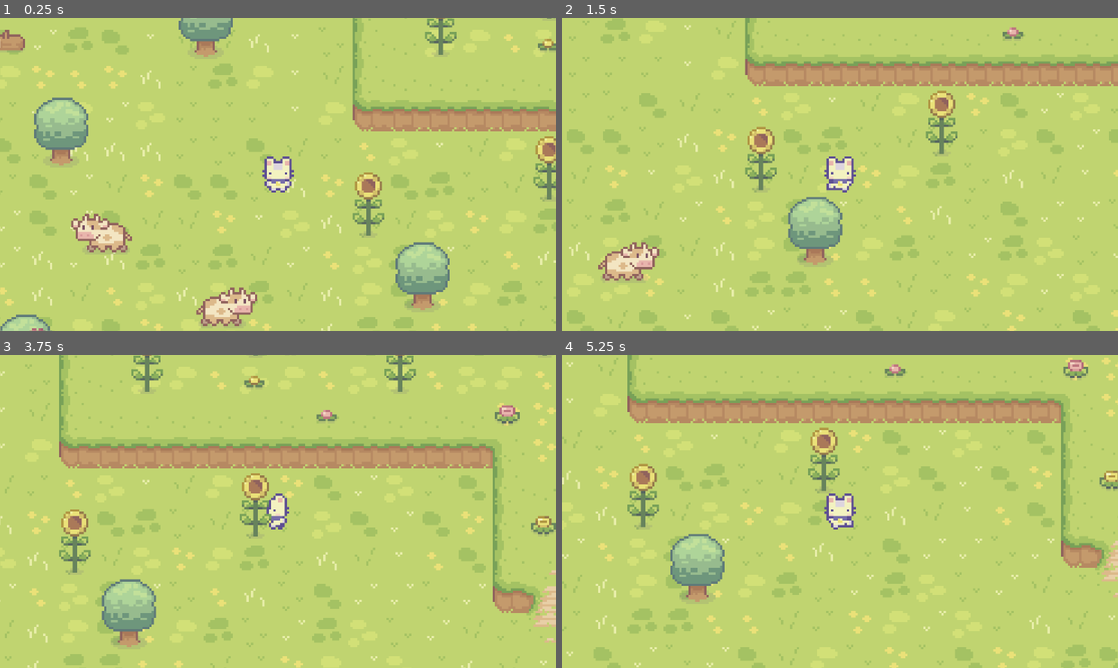
Above: before the commit, frames 1-4 (two rows, left to right).
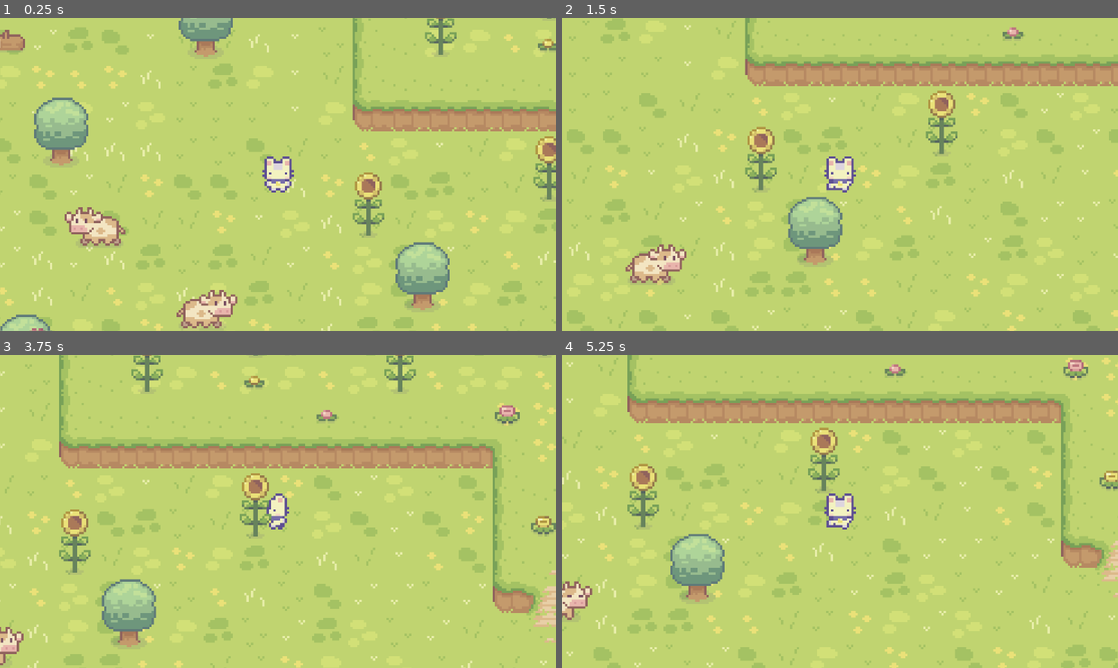
Above: after the commit, the same moments.

Repository: Rildian/godot-projects
Game: Godot game, scene res://scenes/main.tscn
The game is run twice, just before and just after one commit, with the same random seed, the same clock (stepped at 60 frames per second) and the same inputs.
Inputs:
- Up to frame 1 (0.25 s): no input
- Up to frame 2 (1.5 s): hold D (mov_right) 0.53-1.28 s; tap Shift (sprint) at 0.6, 1.35 s; hold S (mov_down) from 1.28 s (still down)
- Up to frame 3 (3.75 s): release S (mov_down) at 2.03 s; hold D (mov_right) 2.03-2.78 s; tap Shift (sprint) at 2.1, 2.85, 3.6 s; hold W (mov_up) 2.78-3.53 s; hold A (mov_left) from 3.53 s (still down)
- Up to frame 4 (5.25 s): tap Shift (sprint) at 4.35, 5.1 s; release A (mov_left) at 5.03 s; hold S (mov_down) from 5.03 s (still down)

The runs differ from the first frame. In frame 1, 2.1% of the frame differs, in the area x 11-100%, y 1-100%; in frame 2, 1.4%; in frame 3, 0.3%; in frame 4, 0.6%.

Commit message:
fucking move_and_slide() HAHAHAH

Diff:
--- a/top-down/scenes/cow.tscn
+++ b/top-down/scenes/cow.tscn
@@ -97,6 +97,7 @@
 size = Vector2(15, 5)
 
 [node name="Cow" type="CharacterBody2D"]
+collision_layer = 2
 script = ExtResource("1_cairq")
 
 [node name="Sprite2D" type="Sprite2D" parent="."]
--- a/top-down/scenes/main.tscn
+++ b/top-down/scenes/main.tscn
@@ -2573,7 +2573,8 @@
 tile_set = SubResource("TileSet_qkpxi")
 
 [node name="Trees" type="TileMapLayer" parent="."]
-z_index = 6
+z_index = 8
+y_sort_enabled = true
 texture_filter = 1
 texture_repeat = 1
 tile_map_data = PackedByteArray("AAATAAgAAQABAAAAAAATAAkAAQABAAEAAAAUAAgAAQACAAAAAAAUAAkAAQACAAEAAAAXAAUAAQABAAAAAAAXAA …(464 unchanged characters)…
@@ -2587,8 +2588,11 @@
 tile_set = SubResource("TileSet_fuf3a")
 
 [node name="Cow" parent="." instance=ExtResource("17_muem4")]
+light_mask = 2
 z_index = 5
 position = Vector2(338, 190)
 
 [node name="Cow2" parent="." instance=ExtResource("17_muem4")]
-position = Vector2(391, 222)
+light_mask = 2
+z_index = 5
+position = Vector2(378, 223)
--- a/top-down/scenes/player_cat.tscn
+++ b/top-down/scenes/player_cat.tscn
@@ -235,6 +235,7 @@
 transitions = ["Start", "idle", SubResource("AnimationNodeStateMachineTransition_lkbdd"), "idle", "walk", SubResource("AnimationNodeStateMachineTransition_sp8cn"), "walk", "idle", SubResource("AnimationNodeStateMachineTransition_gqv7b")]
 
 [node name="PlayerCat" type="CharacterBody2D"]
+collision_mask = 3
 script = ExtResource("1_vkel5")
 
 [node name="Colision" type="CollisionShape2D" parent="."]
--- a/top-down/scripts/cow.gd
+++ b/top-down/scripts/cow.gd
@@ -2,7 +2,7 @@
 
 enum COW_STATE { IDLE, WALK }
 
-@export var move_speed : float = 200
+@export var move_speed : float = 20
 @export var idle_timer : float = 5
 @export var walk_timer : float = 2
 
@@ -21,9 +21,11 @@
 
 func _physics_process(delta: float) -> void:
 	if (current_state == COW_STATE.WALK):
-		velocity = (move_direction * move_speed * delta)
+		velocity = (move_direction * move_speed)
 
-	move_and_slide()
+	move_and_collide(velocity*delta)
+
+
 
 
 func select_new_direction():
--- a/top-down/scripts/player_cat.gd
+++ b/top-down/scripts/player_cat.gd
@@ -12,8 +12,9 @@
 
 func _physics_process(_delta: float) -> void:
 	movements()
-	move_and_slide() # understanding what is this
+	move_and_collide(velocity*_delta)
 	pick_new_state()
+
 
 func movements() -> void:
 	var input_directions : Vector2 = Vector2(
